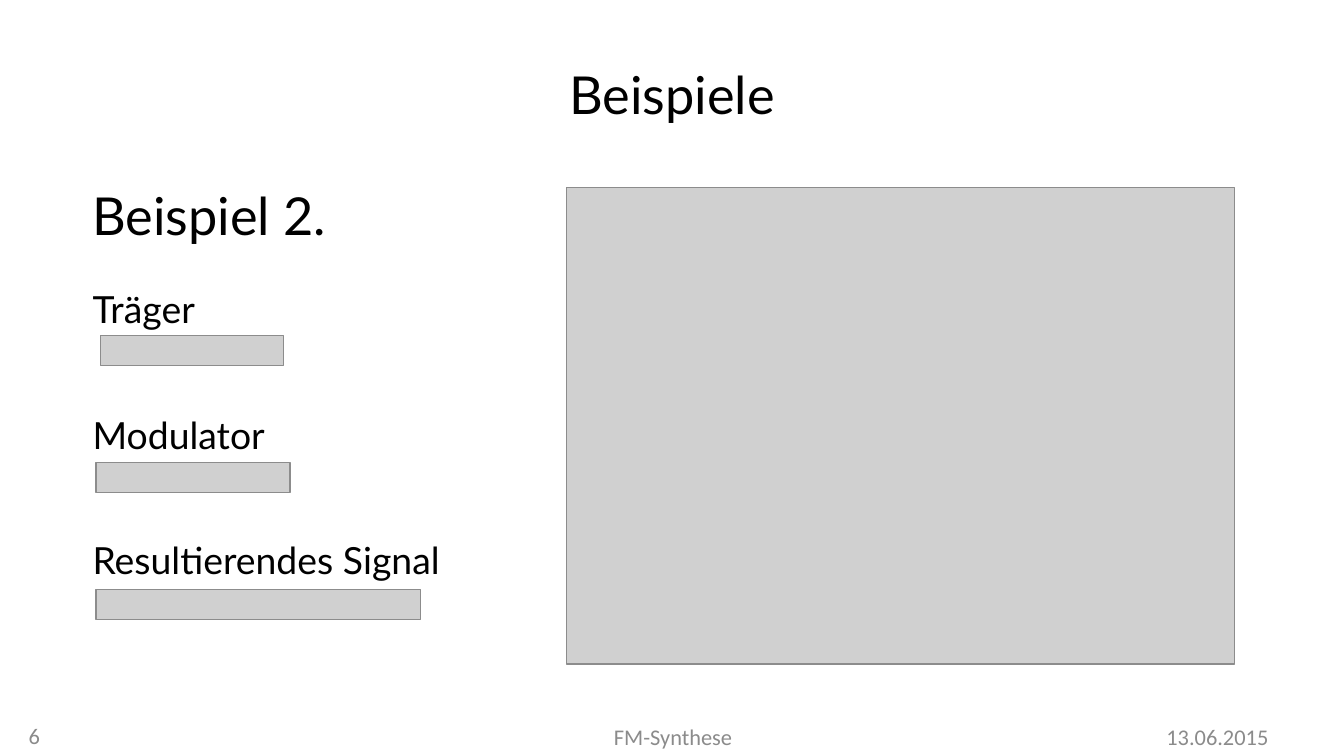
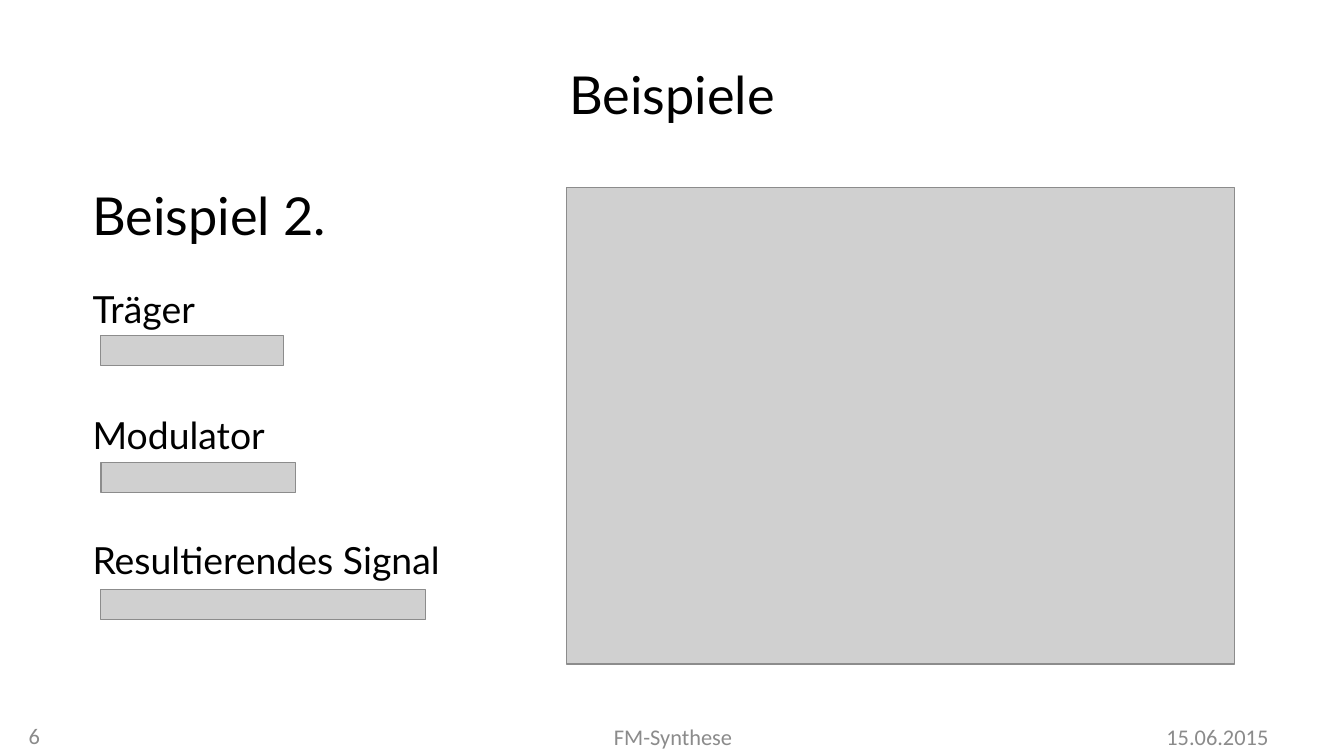
Before and after one commit to MBulli/VSeminar, a slide deck: slide 6 of Praesentation/FMSynthese-Julius.pptx. Drawn at 1344x756 pixels with LibreOffice and Linux fonts; fonts in the diff are those of the drawing; grey boxes stand for pictures; background and template pictures are left out. Boxes give left, top, right and bottom in pixels: in the first picture for what was removed or moved away, otherwise in the second. Text is boxed around its words. In the diff, an @@ line names an element or a change of style, - is before the commit and + after.

```diff
--- a/Praesentation/FMSynthese-Julius.pptx
+++ b/Praesentation/FMSynthese-Julius.pptx
@@ picture: place and size @@
-picture at [95,462,289,492]
+picture at [101,462,294,492]
@@ picture: place and size @@
-picture at [95,590,421,620]
+picture at [101,590,426,620]
@@ text at [1166,730,1268,745]: text changed @@
-13.06.2015
+15.06.2015
```
Also in this commit, not shown: 10 other slides changed, 12 slides added, 1 other file.
